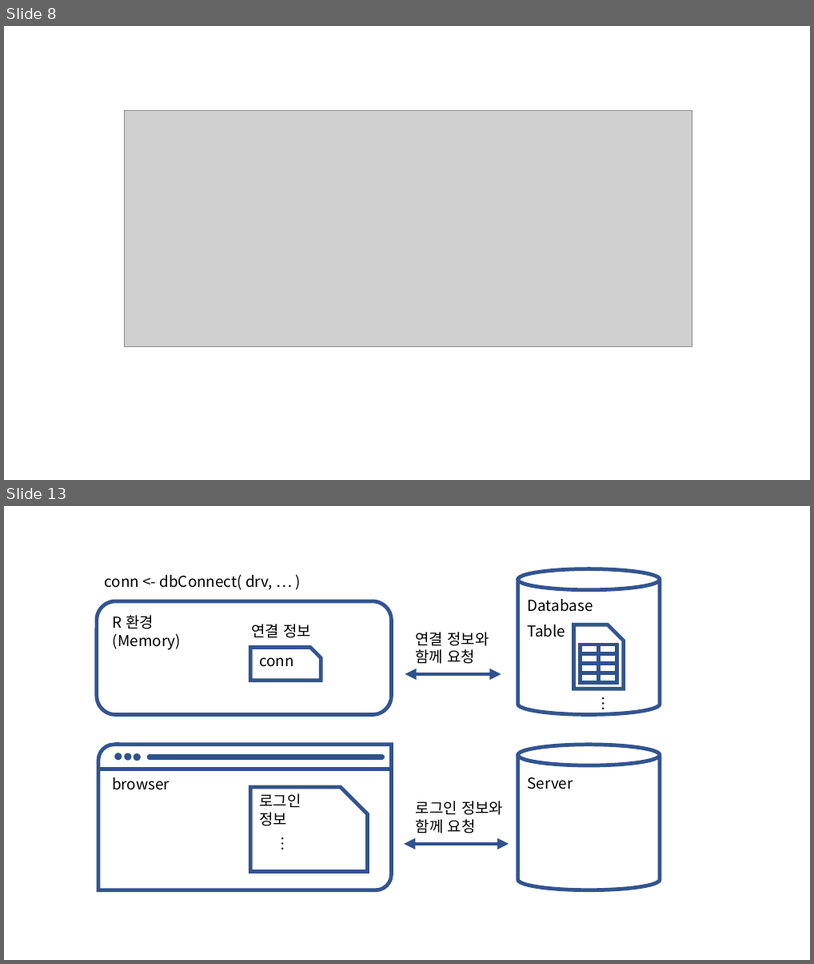
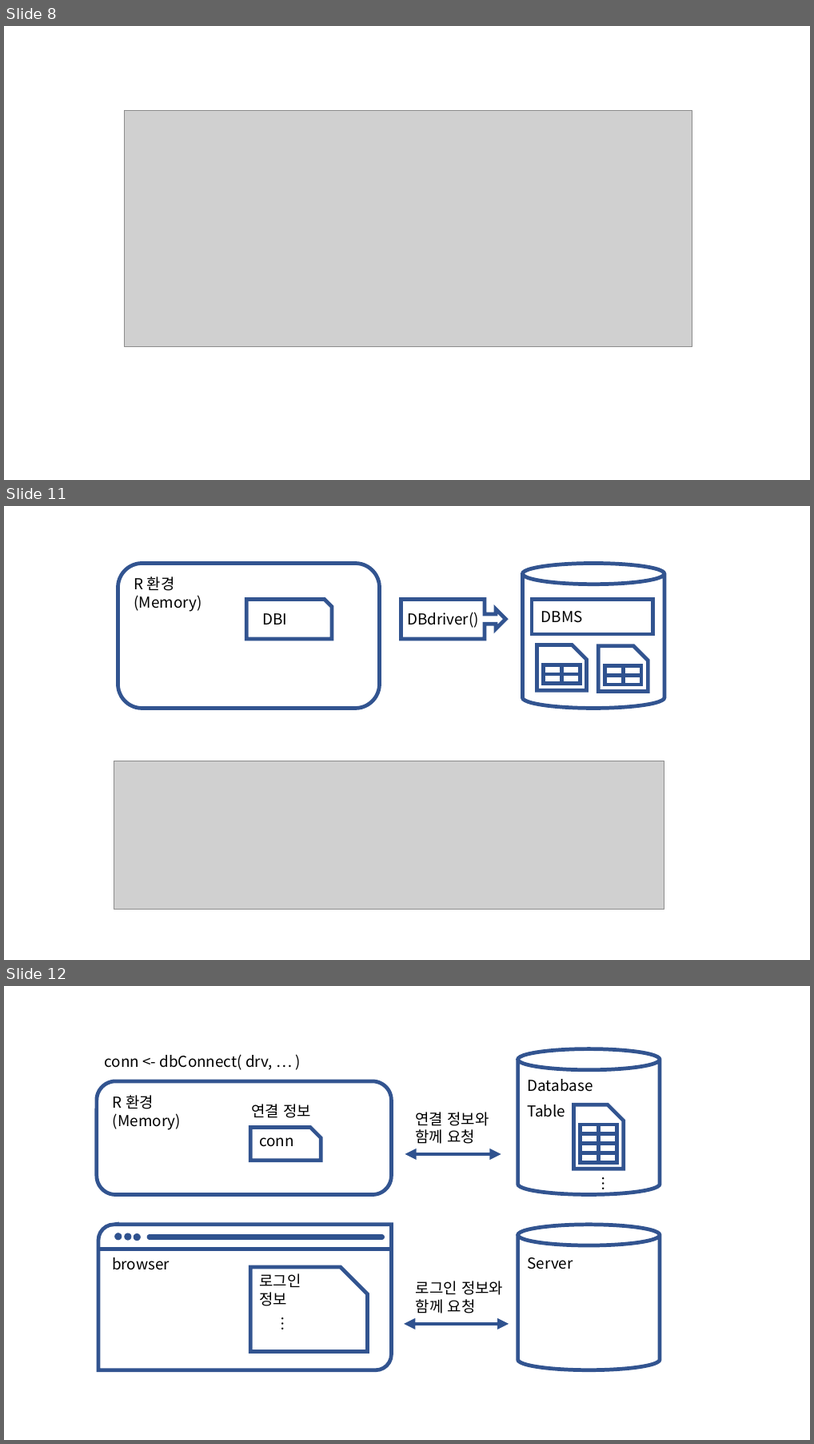
Before and after one commit to mrchypark/dabrp_classnote3, a slide deck: img/images.pptx. Shown one above the other, each under a label of ours: slides 8 and 13 before the commit, slides 8, 11 and 12 after it; the slides between them are not shown. The pictures are 814x964 and 814x1444 pixels, drawn with LibreOffice and Linux fonts; fonts in the diff are those of the drawing; grey boxes stand for pictures. Boxes give left, top, right and bottom in pixels: in the first picture for what was removed or moved away, otherwise in the second. Text is boxed around its words. In the diff, an @@ line names an element or a change of style, - is before the commit and + after.

```diff
--- a/img/images.pptx
+++ b/img/images.pptx
@@ slide 11 added at (4,506,810,960), background #FFFFFF @@
@@ rounded rectangle added at (118,564,380,708), outline #325491 4.5 pt @@
@@ text added at (134,576,202,612), 18 pt, text #000000 @@
+R 환경
+(Memory)
@@ cylinder added at (523,564,666,708), outline #325491 4.5 pt @@
@@ snip rect added at (246,599,332,639), outline #325491 4.5 pt @@
@@ right arrow callout added at (402,599,506,639), outline #325491 4.5 pt @@
@@ rectangle added at (532,599,653,634), outline #325491 4.5 pt, 18 pt, text #000000 @@
+DBMS
@@ text added at (262,613,287,624), 18 pt, text #000000 @@
+DBI
@@ text added at (407,612,479,628), 18 pt, text #000000 @@
+DBdriver()
@@ group added at (538,645,587,691): 4 rectangles, 1 snip rect @@
@@ group added at (598,646,648,691): 4 rectangles, 1 snip rect @@
@@ picture added at (114,760,665,909) @@
@@ what was slide 13 is now slide 12 @@
```
Also in this commit, not shown: 2 slides changed, 3 slides removed, 7 other files.
